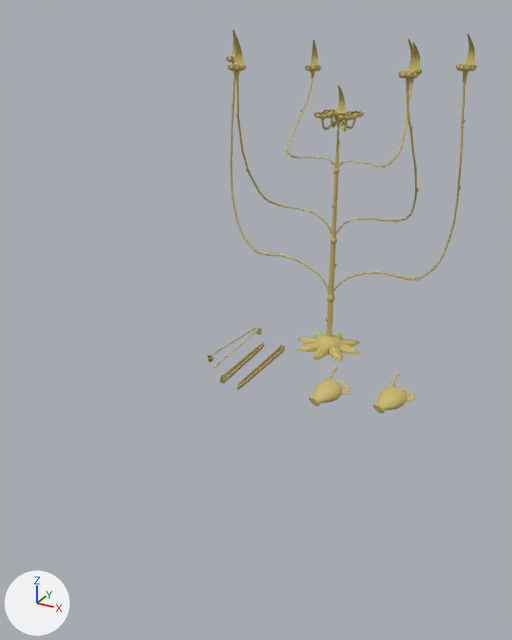
One commit to the glTF model appendix/website/出埃及記/第25章/assets/processed/sketchfab/lampstand-menorah/lampstand-menorah.glb: the scene before it, then after it.
One viewpoint serves both versions: a 50 mm lens placed at (4.28, -10.32, 5.41), pointed at (-0.18, -2.22, 1.36). Every picture has the same lights, and +X, +Y and +Z are marked at lower left. The picture after the commit comes second.

The first picture shows 'LampStand.001_0', 'Utensils_0' and 10 more.
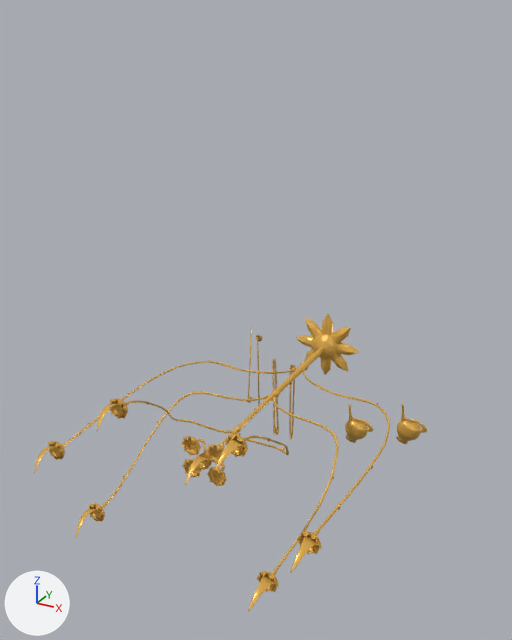
ob_root is not drawn itself; it is the parent of ob_lamp_008, ob_lamp_007, ob_lamp_006, ob_lamp_005, ob_lamp_004, ob_lamp_003, ob_lamp_002, ob_tweezers.

Scene script edits in JSON lines:
```json
{"op": "remove", "block": "ob_root", "code": "ob_root.parent = ob_sketchfab_model"}
```

Boxes [x1, y1, x2, y2] around the edits, measured in the pictures (512 x 640 px):
```json
{"object": "LampStand.001_0", "change": "moved", "before": [226, 57, 477, 362], "after": [48, 313, 390, 592]}
{"object": "Utensils_0", "change": "moved", "before": [309, 367, 415, 413], "after": [345, 404, 427, 444]}
{"object": "Tweezers_0", "change": "moved", "before": [220, 342, 264, 384], "after": [272, 358, 279, 435]}
{"object": "Tweezers.001_0", "change": "moved", "before": [237, 345, 285, 390], "after": [289, 364, 296, 439]}
{"object": "Lamp.004_0", "change": "moved", "before": [460, 33, 475, 66], "after": [290, 536, 317, 573]}
{"object": "Lamp.008_0", "change": "moved", "before": [401, 39, 417, 74], "after": [248, 576, 274, 611]}
{"object": "Lamp.002_0", "change": "moved", "before": [333, 85, 346, 117], "after": [185, 456, 210, 485]}
{"object": "Utensils.001_0", "change": "moved", "before": [207, 328, 262, 368], "after": [247, 326, 262, 405]}
{"object": "Lamp.005_0", "change": "moved", "before": [407, 42, 420, 71], "after": [215, 439, 243, 471], "on screen": "mostly hidden before"}
{"object": "Lamp.006_0", "change": "moved", "before": [308, 39, 319, 67], "after": [97, 404, 124, 430]}
{"object": "Lamp.007_0", "change": "moved", "before": [231, 35, 244, 66], "after": [76, 508, 102, 537]}
{"object": "Lamp.003_0", "change": "moved", "before": [229, 30, 236, 58], "after": [34, 446, 62, 473]}
```
